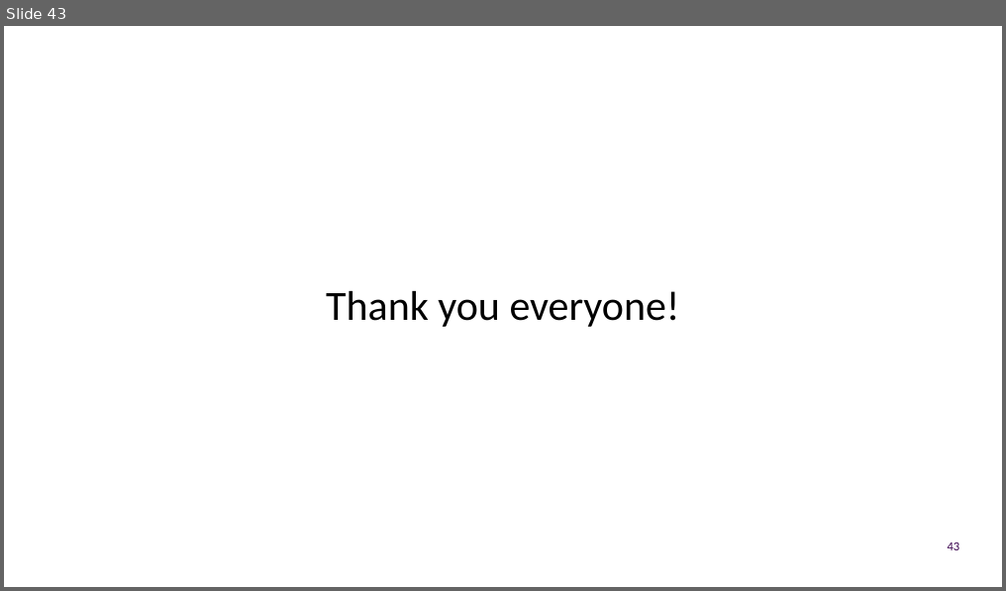
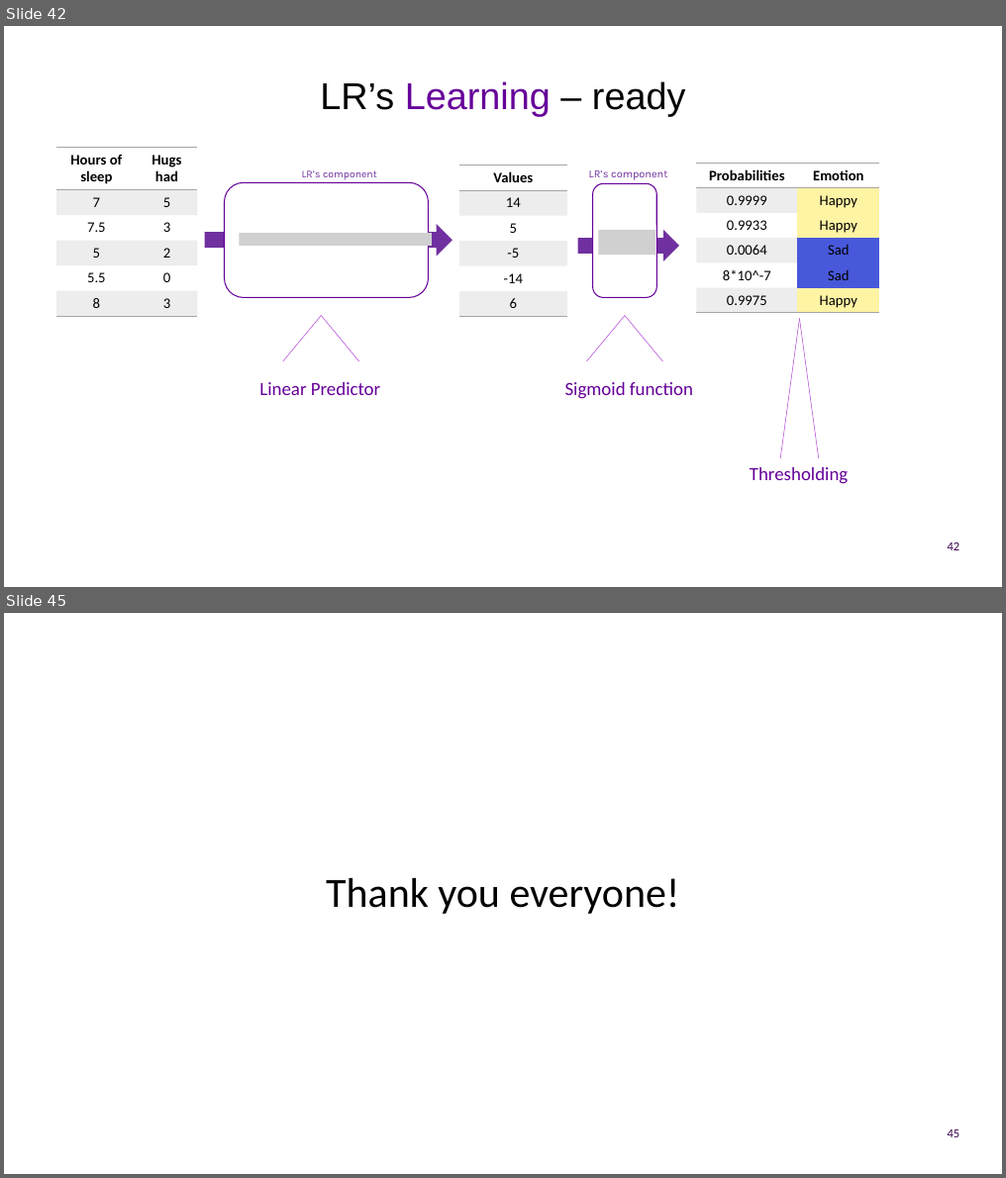
Before and after one commit to UOMDSS/workshops-2022-2023, a slide deck: semester-1/Week-7-EEG-Feeling-Emotions-Logistic-Regression/presentation.pptx. Shown one above the other, each under a label of ours: slide 43 before the commit, slides 42 and 45 after it; the slides between them are not shown. The pictures are 1006x591 and 1006x1178 pixels, drawn with LibreOffice and Linux fonts; fonts in the diff are those of the drawing; grey boxes stand for pictures; background and template pictures are left out. Boxes give left, top, right and bottom in pixels: in the first picture for what was removed or moved away, otherwise in the second. Text is boxed around its words. In the diff, an @@ line names an element or a change of style, - is before the commit and + after.

```diff
--- a/semester-1/Week-7-EEG-Feeling-Emotions-Logistic-Regression/presentation.pptx
+++ b/semester-1/Week-7-EEG-Feeling-Emotions-Logistic-Regression/presentation.pptx
@@ slide 42 added at <box>4,26,1002,587</box>, background #FFFFFF @@
@@ title added at <box>320,81,686,117</box>, 36 pt, text #000000 @@
+LR’s Learning – ready
@@ table added at <box>56,148,197,314</box>, 6 rows, 2 columns @@
+Hours of sleep | Hugs had
+7 | 5
+7.5 | 3
+5 | 2
+5.5 | 0
+8 | 3
@@ group added at <box>205,171,451,297</box>: 1 right arrow, 1 rounded rectangle, 1 picture, 1 text @@
+LR’s component
@@ table added at <box>459,166,567,315</box>, 6 rows, 1 columns @@
+Values
+14
+5
+-5
+-14
+6
@@ group added at <box>579,171,679,297</box>: 1 right arrow, 1 rounded rectangle, 1 picture, 1 text @@
+LR’s component
@@ table added at <box>696,163,880,313</box>, 6 rows, 2 columns @@
+Probabilities | Emotion
+0.9999 | Happy
+0.9933 | Happy
+0.0064 | Sad
+8*10^-7 | Sad
+0.9975 | Happy
@@ line added from (283, 362) to (322, 316), #B348DA 0.5 pt @@
@@ line added from (359, 362) to (322, 316), #B348DA 0.5 pt @@
@@ line added from (586, 362) to (625, 316), #B348DA 0.5 pt @@
@@ line added from (662, 362) to (625, 316), #B348DA 0.5 pt @@
@@ line added from (780, 459) to (800, 319), #B348DA 0.5 pt @@
@@ line added from (819, 459) to (800, 319), #B348DA 0.5 pt @@
@@ text added at <box>259,382,380,395</box>, 18 pt, text #660099 @@
+Linear Predictor
@@ text added at <box>565,382,693,399</box>, 18 pt, text #660099 @@
+Sigmoid function
@@ text added at <box>749,468,847,484</box>, 18 pt, text #660099 @@
+Thresholding
@@ page number added at <box>947,543,960,551</box>, 12 pt, text #3B054F @@
+42
@@ what was slide 43 is now slide 45 @@
```
Also in this commit, not shown: 29 slides changed, 3 other slides added, 2 slides removed, 1 other file.
